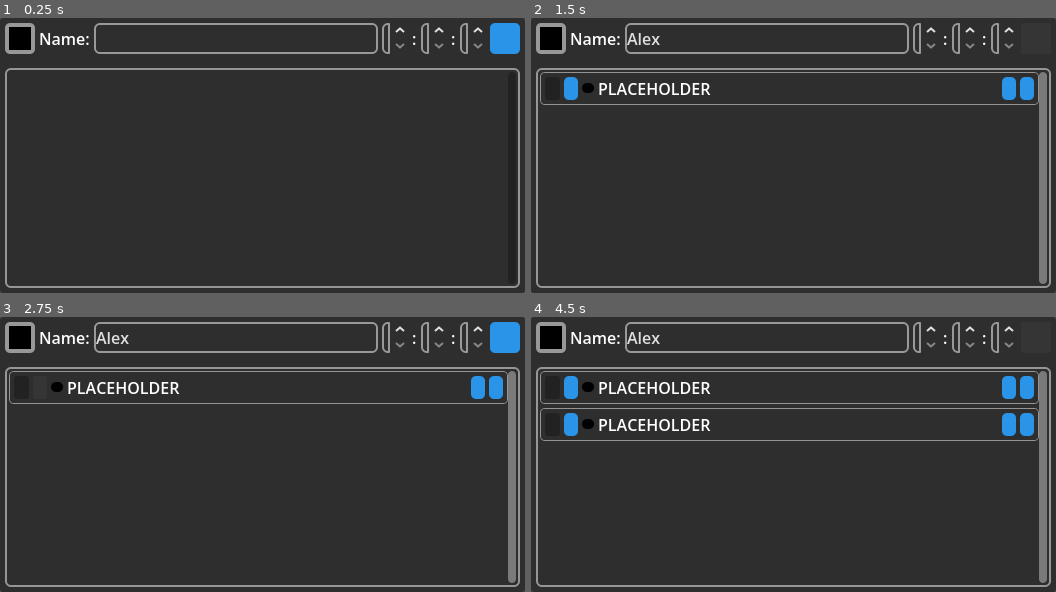
Above: before the commit, frames 1-4 (two rows, left to right).
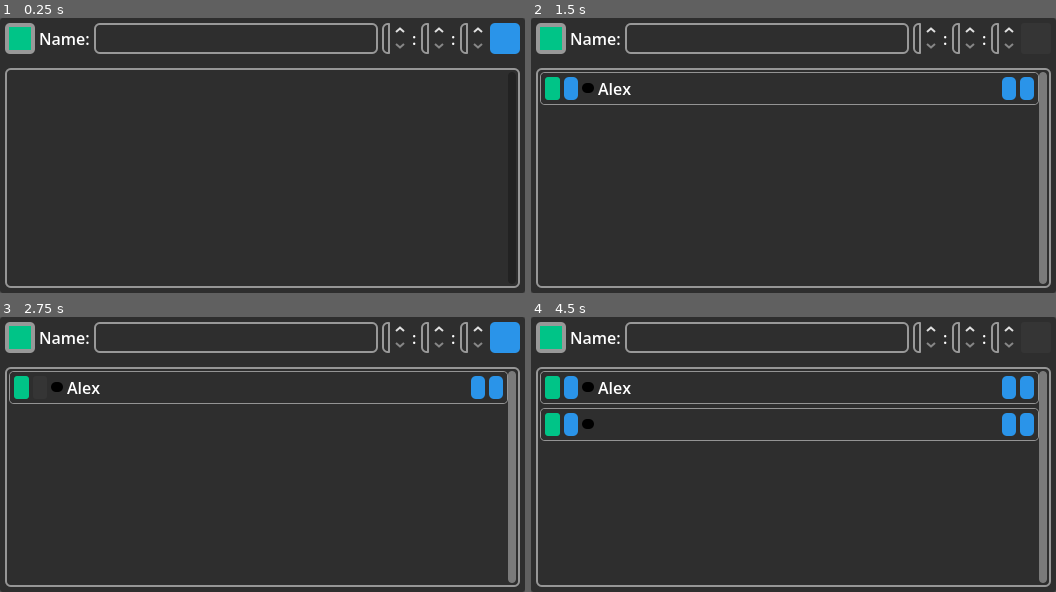
Above: after the commit, the same moments.

Repository: the0neWhoKnocks/godot.egg-timer
Game: Godot game, scene res://scenes/app.tscn
Same seed, same stepped clock (60 frames per second), same inputs: the game is played once before the commit and once after it. The project has no main scene, so this scene is started directly.
Inputs (mouse positions are in pixels of both pictures, inside the frame that each line leads up to):
- Up to frame 1 (0.25 s): no input
- Up to frame 2 (1.5 s): click (767, 37) at 0.52 s; type "Alex" at 0.6 s; click "+" at 1.25 s
- Up to frame 3 (2.75 s): click "" at 2 s
- Up to frame 4 (4.5 s): click "" at 2.75 s; click "" at 3.5 s; click "+" at 4.25 s

The runs differ from the first frame. In frame 1, 0.4% of the frame differs, in the area x 1-6%, y 3-12%; in frame 2, 1.2%; in frame 3, 1.2%; in frame 4, 2.0%, in the area x 1-35%, y 3-44%.

Commit message:
feat: Wire up Timer form
Can now add a Timer to the list with values from the form.

Diff:
--- a/scenes/timer.tscn
+++ b/scenes/egg_timer.tscn
@@ -1,8 +1,8 @@
 [gd_scene format=3 uid="uid://cqiet3i1yyspc"]
 
-[ext_resource type="Script" uid="uid://cxi41ctax7cg7" path="res://scripts/timer.gd" id="1_5lxq6"]
-[ext_resource type="Theme" uid="uid://b4m2q3ocpcidy" path="res://themes/font_icons.theme" id="2_g5y8c"]
-[ext_resource type="FontFile" uid="uid://cs1kvw2o4ps8g" path="res://assets/fonts/DigitalDisplayRegular-ODEO.ttf" id="3_g5y8c"]
+[ext_resource type="Script" uid="uid://cxi41ctax7cg7" path="res://scripts/egg_timer.gd" id="1_icbje"]
+[ext_resource type="Theme" uid="uid://b4m2q3ocpcidy" path="res://themes/font_icons.theme" id="2_qm8qp"]
+[ext_resource type="FontFile" uid="uid://cs1kvw2o4ps8g" path="res://assets/fonts/DigitalDisplayRegular-ODEO.ttf" id="3_nsx2x"]
 
 [sub_resource type="StyleBoxFlat" id="StyleBoxFlat_nws1w"]
 content_margin_left = 3.0
@@ -31,14 +31,14 @@
 corner_radius_bottom_right = 5
 corner_radius_bottom_left = 5
 
-[node name="Timer" type="PanelContainer" unique_id=478006003]
+[node name="EggTimer" type="PanelContainer" unique_id=478006003]
 anchors_preset = 10
 anchor_right = 1.0
 offset_bottom = 40.0
 grow_horizontal = 2
 size_flags_vertical = 0
 theme_override_styles/panel = SubResource("StyleBoxFlat_nws1w")
-script = ExtResource("1_5lxq6")
+script = ExtResource("1_icbje")
 
 [node name="Spacing" type="MarginContainer" parent="." unique_id=1777485865]
 layout_mode = 2
--- a/scripts/PaddedSpinBox.gd
+++ b/scripts/PaddedSpinBox.gd
@@ -26,3 +26,6 @@
   # applied. Once I switched to `call_deferred` it was consistently formatted. Oddly, I have to use
   # it in combination with `CONNECT_DEFERRED`, otherwise I get the same inconsistent result.
   get_line_edit().call_deferred(&"set_text", str(int(val)).pad_zeros(total_digits))
+
+func get_text() -> int:
+  return int(get_line_edit().text)
--- a/scripts/constants.gd
+++ b/scripts/constants.gd
@@ -1,4 +1,6 @@
 class_name Constants extends RefCounted
+
+const DEFAULT__TIMER_COLOR = "#00C487"
 
 # Download font from: https://github.com/FortAwesome/Font-Awesome/releases (Currently: 7.3.1) (Choose the `desktop` version)
 # Look for icon names: https://fontawesome.com/search?q=edit&ic=free-collection
--- /dev/null
+++ b/scripts/egg_timer.gd
@@ -0,0 +1,55 @@
+class_name EggTimer extends PanelContainer
+
+const EGG_TIMER = preload("res://scenes/egg_timer.tscn")
+
+var color: String
+var hours: int
+var label: String
+var minutes: int
+var seconds: int
+
+@onready var color_chip: Panel = $Spacing/Row/ColorChip
+@onready var ctrl_btn: Button = $Spacing/Row/CtrlBtn
+@onready var delete_btn: Button = $Spacing/Row/DeleteBtn
+@onready var edit_btn: Button = $Spacing/Row/EditBtn
+@onready var time_display: Label = $Spacing/Row/TimeDisplay
+@onready var timer_name: Label = $Spacing/Row/TimerName
+
+# Constructor
+static func create(
+  _color: String,
+  _label: String,
+  _hours: int,
+  _minutes: int,
+  _seconds: int,
+) -> EggTimer:
+  var timer = EGG_TIMER.instantiate()
+  timer.color = _color
+  timer.label = _label
+  timer.hours = _hours
+  timer.minutes = _minutes
+  timer.seconds = _seconds
+  return timer
+
+# Called when the node enters the scene tree for the first time.
+func _ready() -> void:
+  var chip_style = color_chip.get_theme_stylebox("panel").duplicate()
+  chip_style.bg_color = Color(color)
+  color_chip.add_theme_stylebox_override("panel", chip_style)
+
+  ctrl_btn.text = Constants.ICON__PLAY
+  update_display()
+  timer_name.text = label
+  delete_btn.text = Constants.ICON__DELETE
+  edit_btn.text = Constants.ICON__EDIT
+
+func update_display() -> void:
+  time_display.text = "{hours}:{minutes}:{seconds}".format({
+    "hours": str(hours).pad_zeros(2),
+    "minutes": str(minutes).pad_zeros(2),
+    "seconds": str(seconds).pad_zeros(2),
+  })
+
+# Called every frame. 'delta' is the elapsed time since the previous frame.
+#func _process(delta: float) -> void:
+  #pass
--- a/scripts/timer.gd
+++ /dev/null
@@ -1,15 +0,0 @@
-extends PanelContainer
-
-# Called when the node enters the scene tree for the first time.
-func _ready() -> void:
-  var ctrlBtn: Button = $Spacing/Row/CtrlBtn
-  var deleteBtn: Button = $Spacing/Row/DeleteBtn
-  var editBtn: Button = $Spacing/Row/EditBtn
-
-  ctrlBtn.text = Constants.ICON__PLAY
-  deleteBtn.text = Constants.ICON__DELETE
-  editBtn.text = Constants.ICON__EDIT
-
-# Called every frame. 'delta' is the elapsed time since the previous frame.
-#func _process(delta: float) -> void:
-  #pass
--- a/scripts/timer_form.gd
+++ b/scripts/timer_form.gd
@@ -1,18 +1,27 @@
 extends HBoxContainer
 
-const TIMER = preload("res://scenes/timer.tscn")
-
+var color: String = Constants.DEFAULT__TIMER_COLOR
 var ctrl_disabled: bool = true
 var editing: bool = false
 
 @onready var color_picker_btn: ColorPickerButton = $TimerColorPickerBtn
 @onready var ctrl_btn: Button = $CtrlBtn
+@onready var hours_input: PaddedSpinBox = $HoursInput
+@onready var minutes_input: PaddedSpinBox = $MinutesInput
+@onready var seconds_input: PaddedSpinBox = $SecondsInput
+@onready var timer_name_input: LineEdit = $TimerNameInput
 @onready var timers_list: VBoxContainer = %TimersList
 
 func _ready() -> void:
+  color_picker_btn.color = color
+  color_picker_btn.color_changed.connect(_on_color_changed)
+
   ctrl_btn.text = Constants.ICON__PLUS
   #ctrl_btn.disabled = ctrl_disabled # TODO enable when inputs have values
   ctrl_btn.pressed.connect(_on_ctrl_button_pressed)
+
+func _on_color_changed(col: Color) -> void:
+  color = col.to_html(false)
 
 func _on_color_picker_created() -> void:
   var picker: ColorPicker = color_picker_btn.get_picker()
@@ -23,5 +32,21 @@
   picker.scale = Vector2(0.75, 0.75)
 
 func _on_ctrl_button_pressed() -> void:
-  var timer = TIMER.instantiate() # TODO pass args (color, label, time)
+  # Create and add timer to list
+  var timer = EggTimer.create(
+    color,
+    timer_name_input.text,
+    hours_input.get_text(),
+    minutes_input.get_text(),
+    seconds_input.get_text(),
+  )
   timers_list.add_child(timer)
+
+  # Reset form
+  color_picker_btn.color = Constants.DEFAULT__TIMER_COLOR
+  timer_name_input.text = ""
+  hours_input.value = 0
+  minutes_input.value = 0
+  seconds_input.get_text()
+
+  # TODO: save new timer data to User's FS
Not shown: 2 places in scenes/egg_timer.tscn that only renumber resources
Renamed: scripts/timer.gd.uid -> scripts/egg_timer.gd.uid
